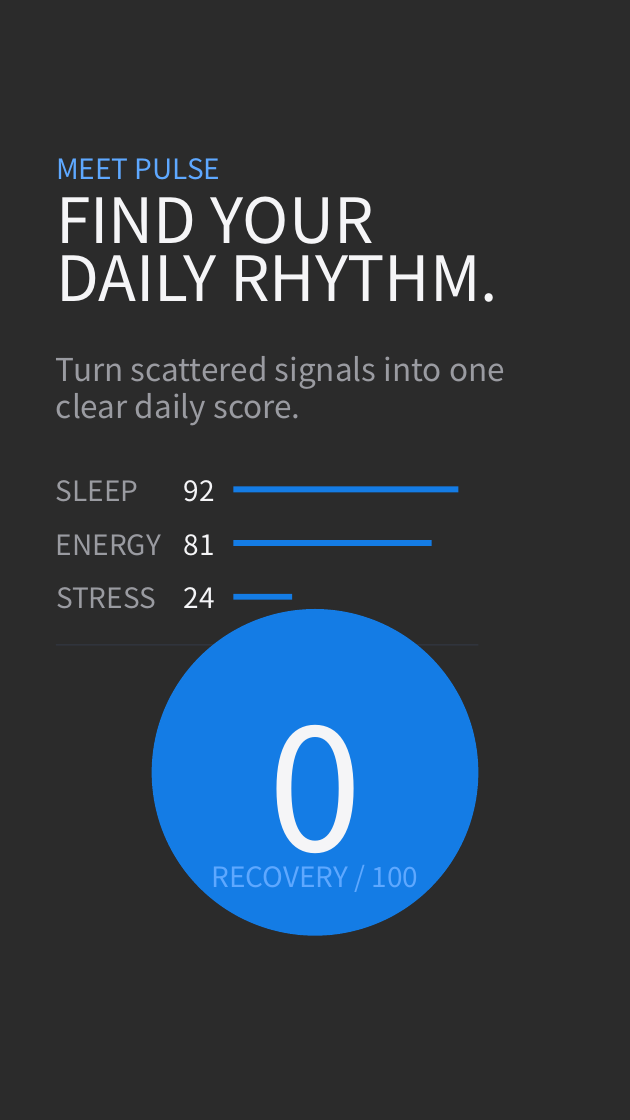
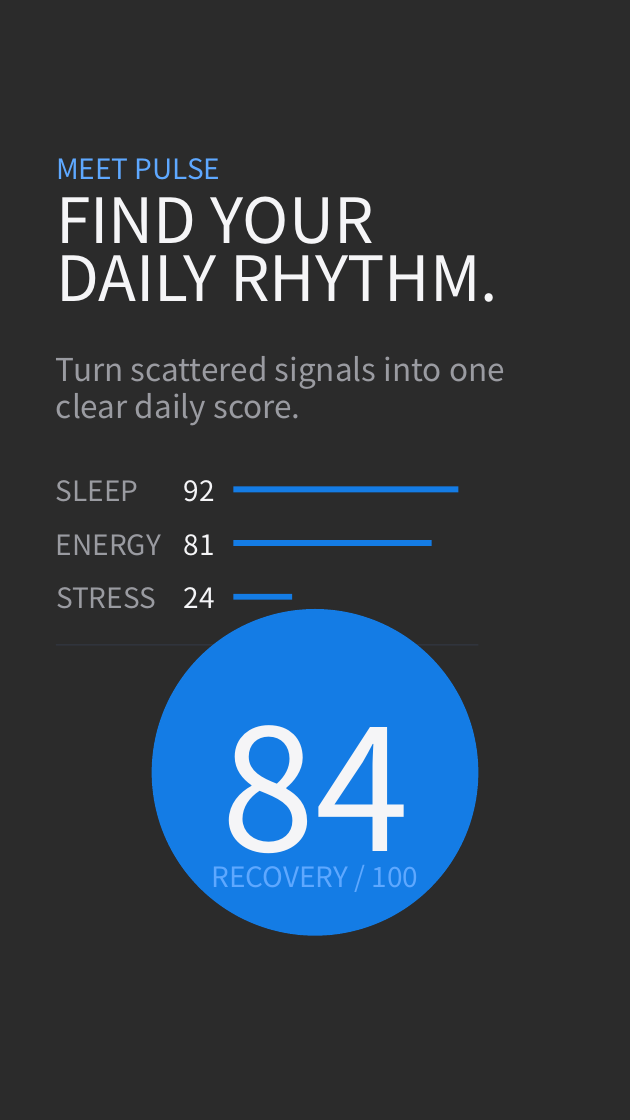
Before and after one commit to sjquant/quickthumb, a slide deck: slide 3 of examples/product_hype_reel.pptx. Drawn at 630x1120 pixels with LibreOffice and Linux fonts; fonts in the diff are those of the drawing; background and template pictures are left out; a plain dark background stands for a picture behind light text. Boxes give left, top, right and bottom in pixels: in the first picture for what was removed or moved away, otherwise in the second. Text is boxed around its words. In the diff, an @@ line names an element or a change of style, - is before the commit and + after.

```diff
--- a/examples/product_hype_reel.pptx
+++ b/examples/product_hype_reel.pptx
@@ text at <box>221,725,409,892</box>: text changed @@
-0
+84
```
Also in this commit, not shown: 6 other slides changed, 11 other files.
